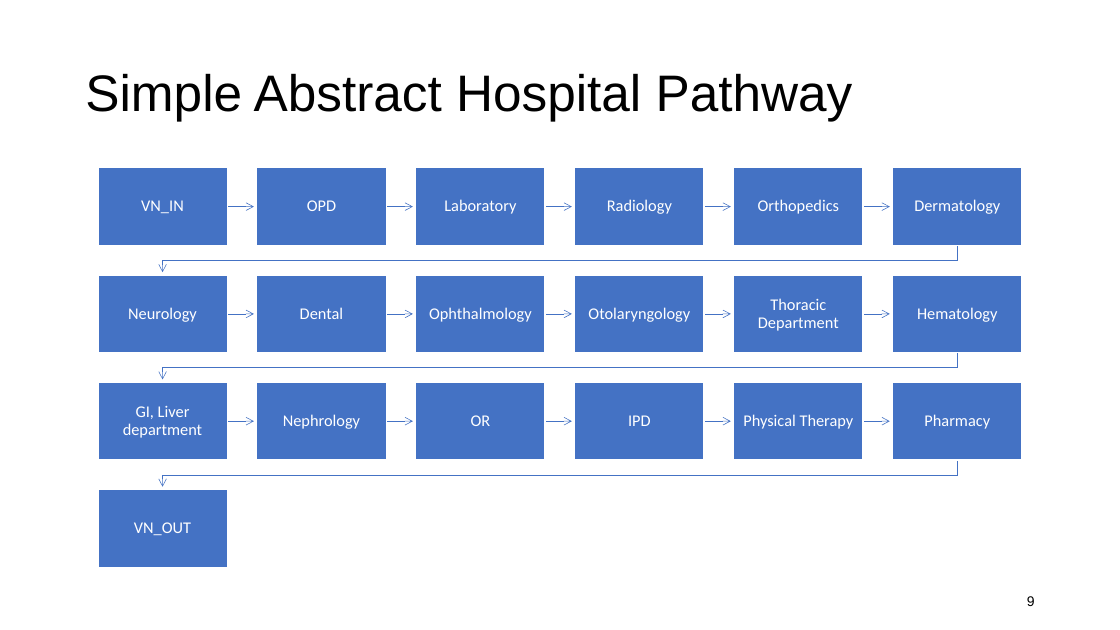
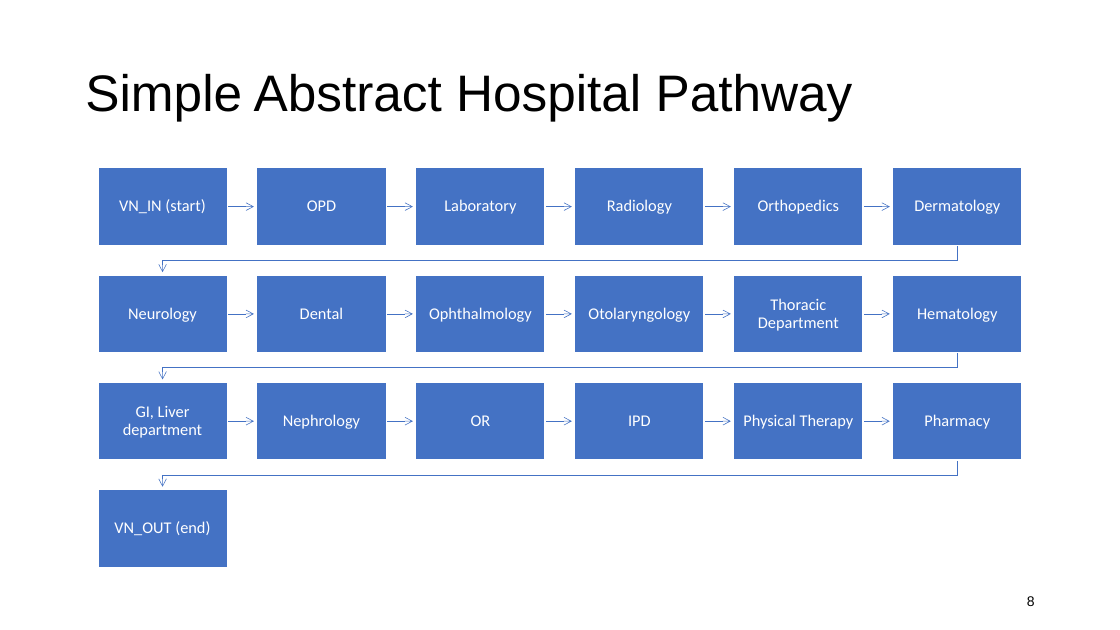
Before and after one commit to kawin7538/ds_hospital_project, a slide deck: slide 8 of memo_presentation/memo.pptx (slide 9 before the commit). Drawn at 1120x630 pixels with LibreOffice and Linux fonts; fonts in the diff are those of the drawing. Boxes give left, top, right and bottom in pixels: in the first picture for what was removed or moved away, otherwise in the second. Text is boxed around its words. In the diff, an @@ line names an element or a change of style, - is before the commit and + after.

```diff
--- a/memo_presentation/memo.pptx
+++ b/memo_presentation/memo.pptx
@@ text at box(119, 199, 205, 213): text changed @@
-VN_IN
+VN_IN (start)
@@ text at box(114, 521, 210, 535): text changed @@
-VN_OUT
+VN_OUT (end)
```
Also in this commit, not shown: 6 other slides changed, 11 slides added, 1 slide removed, 6 other files.
